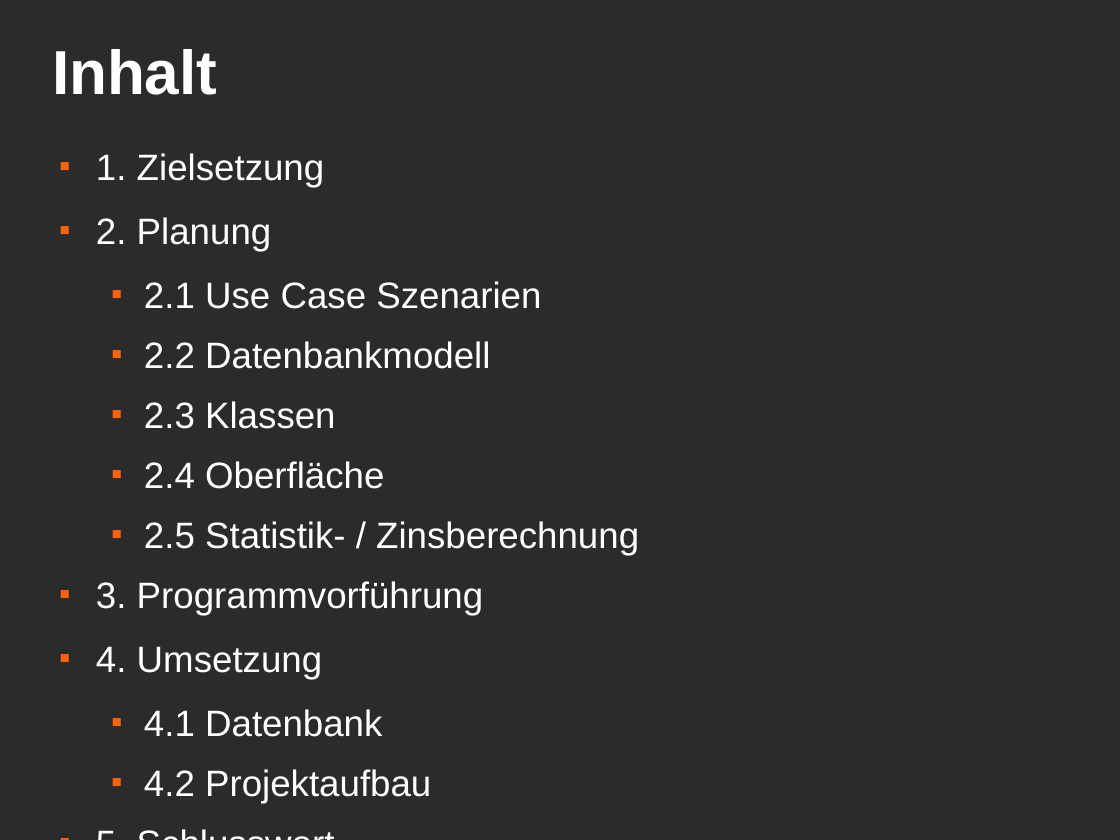
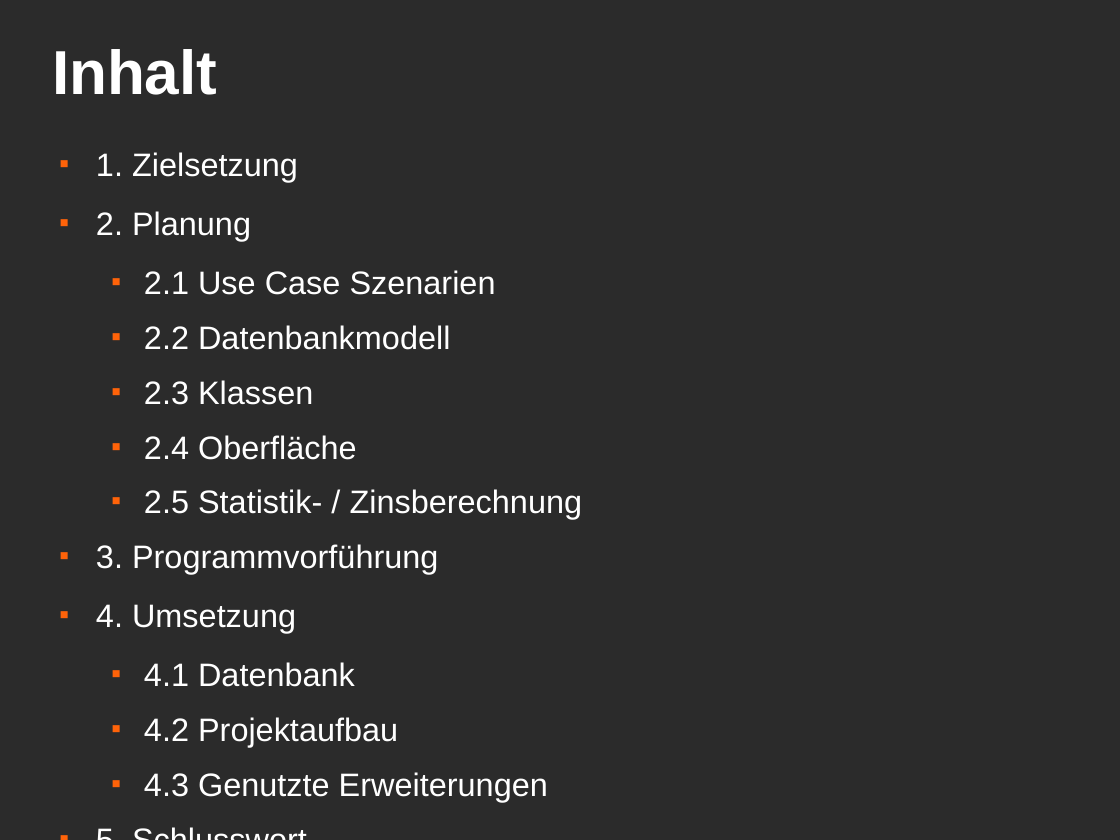
Before and after one commit to MacMuffin/Geldverleih, a slide deck: slide 2 of Geldverleih/geldverleih_präsi.odp. Drawn at 1120x840 pixels with LibreOffice and Linux fonts; fonts in the diff are those of the drawing; background and template pictures are left out; a plain dark background stands for a picture behind light text. Boxes give left, top, right and bottom in pixels: in the first picture for what was removed or moved away, otherwise in the second. Text is boxed around its words. In the diff, an @@ line names an element or a change of style, - is before the commit and + after.

Commit message:
- Präsentation: Neuer Punkt unter Umsetzung: Genutzte Erweiterungen.

```diff
--- a/Geldverleih/geldverleih_präsi.odp
+++ b/Geldverleih/geldverleih_präsi.odp
@@ text at [96,152,583,747]: size 26 to 23 pt in "1. Zielsetzung", "2. Planung", "2.1 Use Case Szenarien", "2.2 Datenbankmodell" and 8 more places @@
@@ text at [144,772,548,802]: paragraph added @@
+  ■ 4.3 Genutzte Erweiterungen
```
Also in this commit, not shown: 2 other slides changed, 2 slides added, 48 other files.
